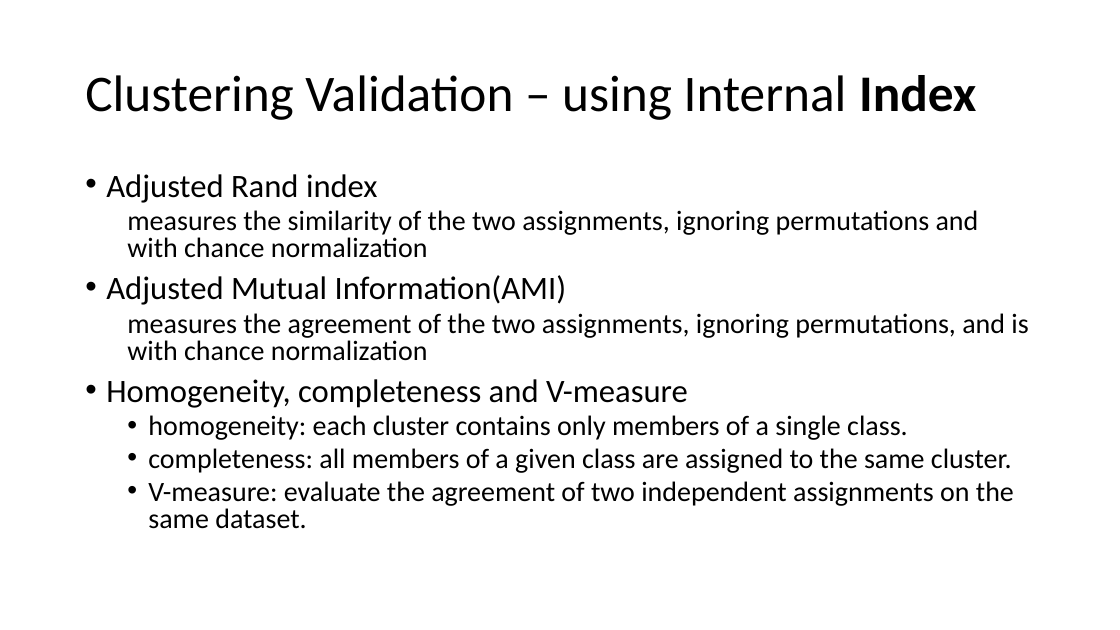
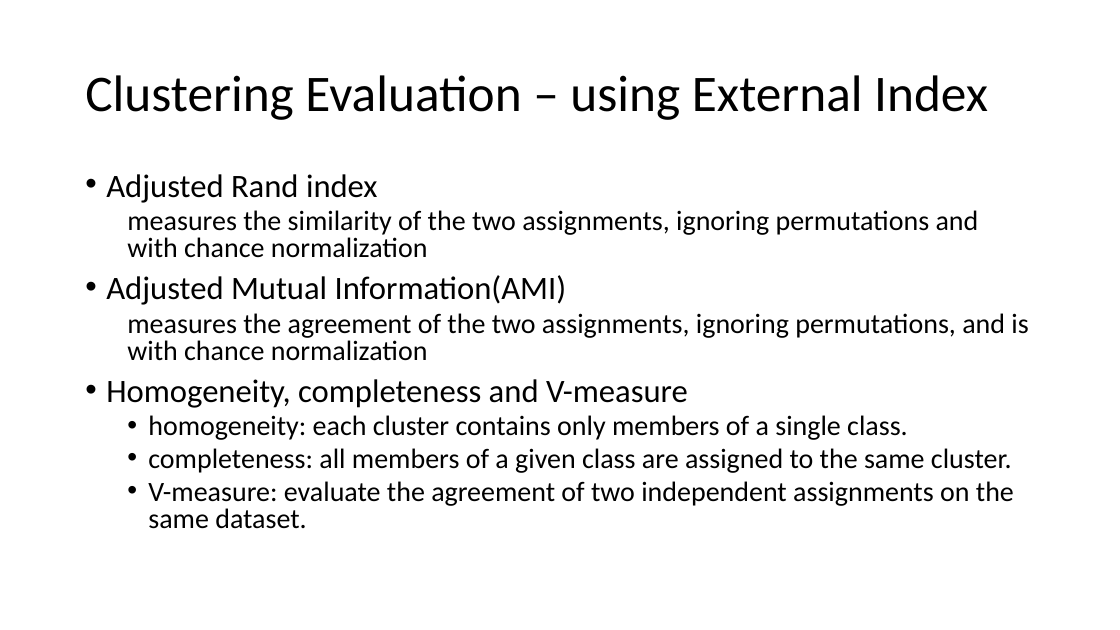
Before and after one commit to ZhongTing/HotTopicDetection, a slide deck: slide 26 of Hot-Topic-Detection.pptx (slide 21 before the commit). Drawn at 1120x630 pixels with LibreOffice and Linux fonts; fonts in the diff are those of the drawing. Boxes give left, top, right and bottom in pixels: in the first picture for what was removed or moved away, otherwise in the second. Text is boxed around its words. In the diff, an @@ line names an element or a change of style, - is before the commit and + after.

```diff
--- a/Hot-Topic-Detection.pptx
+++ b/Hot-Topic-Detection.pptx
@@ title at box(85, 75, 988, 120): text changed @@
-Clustering Validation – using Internal Index
+Clustering Evaluation – using External Index
```
Also in this commit, not shown: 10 other slides changed, 24 slides added, 3 slides removed, 12 other files.
